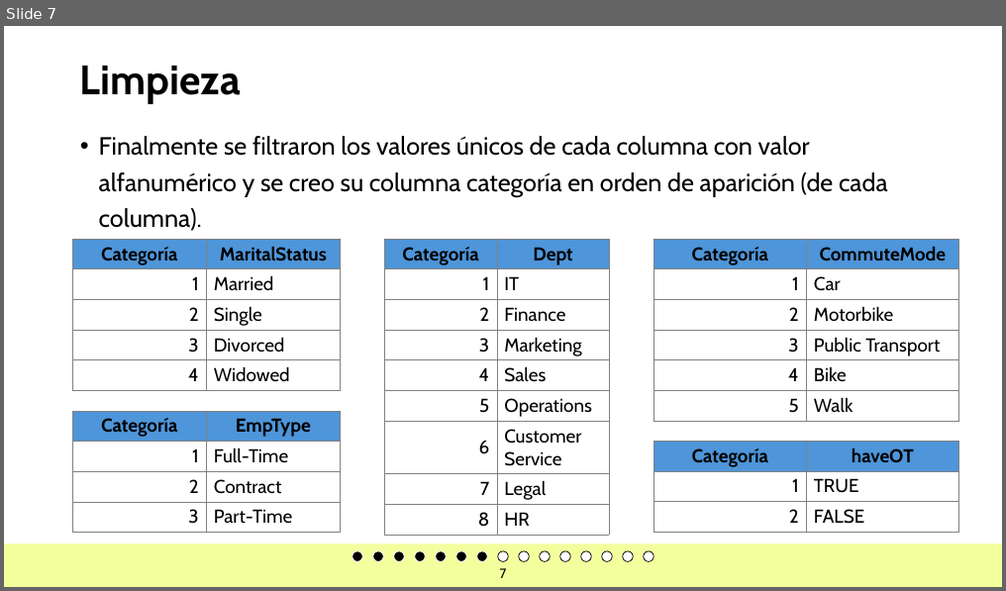
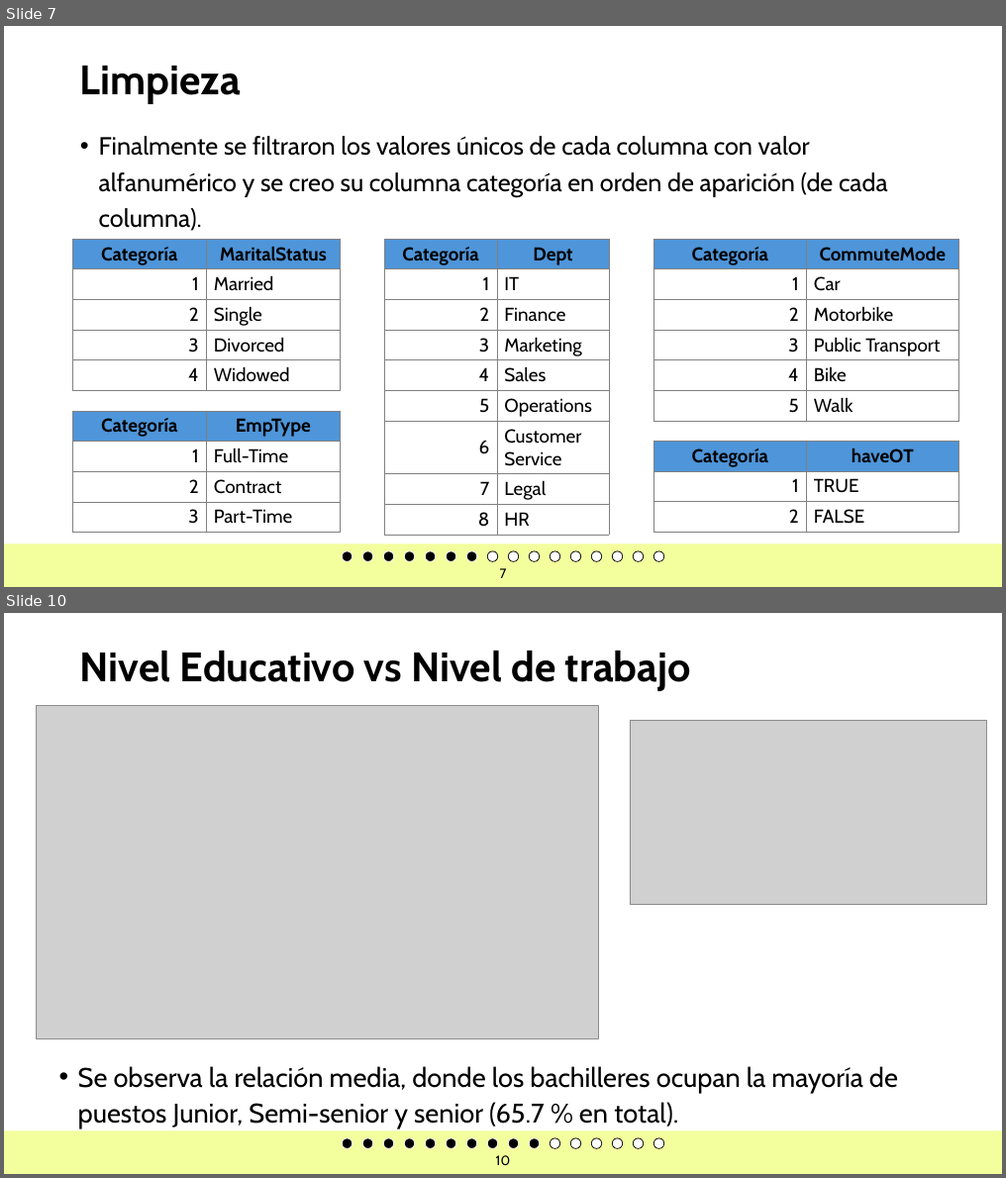
Before and after one commit to JoseChirif/Estudios-y-empleabilidad-Encuesta-kaggle, a slide deck: Estudios y empleabilidad.pptx. Shown one above the other, each under a label of ours: slide 7 before the commit, slides 7 and 10 after it; the slides between them are not shown. The pictures are 1006x591 and 1006x1178 pixels, drawn with LibreOffice and Linux fonts; fonts in the diff are those of the drawing; grey boxes stand for pictures; background and template pictures are left out. Boxes give left, top, right and bottom in pixels: in the first picture for what was removed or moved away, otherwise in the second. Text is boxed around its words. In the diff, an @@ line names an element or a change of style, - is before the commit and + after.

```diff
--- a/Estudios y empleabilidad.pptx
+++ b/Estudios y empleabilidad.pptx
@@ slide 10 added at bbox=[4, 613, 1002, 1174], background #FFFFFF; not listed: 1 template element that a slide beside it also shows @@
@@ title added at bbox=[80, 650, 691, 691], 39.6 pt, text #000000, bold @@
+Nivel Educativo vs Nivel de trabajo
@@ picture added at bbox=[37, 706, 598, 1040] @@
@@ picture added at bbox=[630, 720, 987, 905] @@
@@ text added at bbox=[78, 1066, 898, 1129], 25.9 pt, text #000000 @@
+• Se observa la relación media, donde los bachilleres ocupan la mayoría de puestos Junior, Semi-senior y senior (65.7 % en total).
@@ ellipse added at bbox=[342, 1139, 352, 1149], fill #000000, outline #FFFFFF 0.71 pt @@
@@ ellipse added at bbox=[362, 1139, 373, 1149], fill #000000, outline #FFFFFF 0.71 pt @@
@@ ellipse added at bbox=[383, 1139, 394, 1149], fill #000000, outline #FFFFFF 0.71 pt @@
@@ ellipse added at bbox=[405, 1139, 415, 1149], fill #000000, outline #FFFFFF 0.71 pt @@
@@ ellipse added at bbox=[425, 1139, 436, 1149], fill #000000, outline #FFFFFF 0.71 pt @@
@@ ellipse added at bbox=[446, 1139, 456, 1149], fill #000000, outline #FFFFFF 0.71 pt @@
@@ ellipse added at bbox=[466, 1139, 477, 1149], fill #000000, outline #FFFFFF 0.71 pt @@
@@ ellipse added at bbox=[487, 1139, 498, 1149], fill #000000, outline #FFFFFF 0.71 pt @@
@@ ellipse added at bbox=[509, 1139, 519, 1149], fill #000000, outline #FFFFFF 0.71 pt @@
@@ ellipse added at bbox=[529, 1139, 540, 1149], fill #000000, outline #FFFFFF 0.71 pt @@
@@ ellipse added at bbox=[549, 1139, 560, 1149], fill #FFFFFF, outline #000000 0.71 pt @@
@@ ellipse added at bbox=[570, 1139, 581, 1149], fill #FFFFFF, outline #000000 0.71 pt @@
@@ ellipse added at bbox=[592, 1139, 602, 1149], fill #FFFFFF, outline #000000 0.71 pt @@
@@ ellipse added at bbox=[612, 1139, 623, 1149], fill #FFFFFF, outline #000000 0.71 pt @@
@@ ellipse added at bbox=[633, 1139, 644, 1149], fill #FFFFFF, outline #000000 0.71 pt @@
@@ ellipse added at bbox=[653, 1139, 664, 1149], fill #FFFFFF, outline #000000 0.71 pt @@
@@ page number added at bbox=[496, 1156, 511, 1165], 13 pt, text #000000 @@
+10
@@ slide 7 changed as well @@
@@ 15 ellipses: place and size @@
-15 ellipses at bbox=[352, 552, 653, 562]
+15 ellipses at bbox=[342, 552, 644, 562]
@@ ellipse added at bbox=[653, 552, 664, 562], fill #FFFFFF, outline #000000 0.71 pt @@
```
Also in this commit, not shown: 15 other slides changed, 1 other file.
